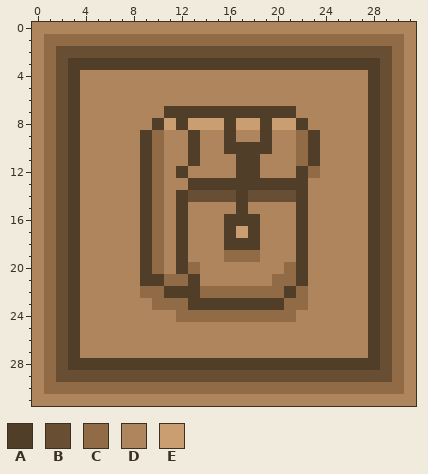
Pixel-art sprite -- The Legend of Butuan - The Masao Warrior/Assets/Images/UI/inventory_icon.png. The picture above was drawn from the file before the commit.
The file is 32x32 pixels.
Palette (. is transparent): A #513e29  B #684f33  C #906b46  D #ae855c  E #ca9e71
Pixels before, first column x 0:
 0 DDDDDDDDDDDDDDDDDDDDDDDDDDDDDDDD
 1 DCCCCCCCCCCCCCCCCCCCCCCCCCCCCCCD
 2 DCBBBBBBBBBBBBBBBBBBBBBBBBBBBBCD
 3 DCBAAAAAAAAAAAAAAAAAAAAAAAAAABCD
 4 DCBADDDDDDDDDDDDDDDDDDDDDDDDABCD
 5 DCBADDDDDDDDDDDDDDDDDDDDDDDDABCD
 6 DCBADDDDDDDDDDDDDDDDDDDDDDDDABCD
 7 DCBADDDDDDDAAAAAAAAAAADDDDDDABCD
 8 DCBADDDDDDAEAEEEAEEAEEADDDDDABCD
 9 DCBADDDDDACDDADDADDADDCADDDDABCD
10 DCBADDDDDACDDADDAAAADDCADDDDABCD
11 DCBADDDDDACDDADDDAADDDCADDDDABCD
12 DCBADDDDDACDADDDDAADDDACDDDDABCD
13 DCBADDDDDACDDAAAAAAAAAADDDDDABCD
14 DCBADDDDDACDABBBBABBBBADDDDDABCD
15 DCBADDDDDACDADDDDADDDDADDDDDABCD
16 DCBADDDDDACDADDDAAADDDADDDDDABCD
17 DCBADDDDDACDADDDAEADDDADDDDDABCD
18 DCBADDDDDACDADDDAAADDDADDDDDABCD
19 DCBADDDDDACDADDDCCCDDDADDDDDABCD
20 DCBADDDDDACDACDDDDDDDCADDDDDABCD
21 DCBADDDDDAACCADDDDDDCCADDDDDABCD
22 DCBADDDDDCCAAACCCCCCCACDDDDDABCD
23 DCBADDDDDDCCCAAAAAAAACCDDDDDABCD
24 DCBADDDDDDDDCCCCCCCCCCDDDDDDABCD
25 DCBADDDDDDDDDDDDDDDDDDDDDDDDABCD
26 DCBADDDDDDDDDDDDDDDDDDDDDDDDABCD
27 DCBADDDDDDDDDDDDDDDDDDDDDDDDABCD
28 DCBAAAAAAAAAAAAAAAAAAAAAAAAAABCD
29 DCBBBBBBBBBBBBBBBBBBBBBBBBBBBBCD
30 DCCCCCCCCCCCCCCCCCCCCCCCCCCCCCCD
31 DDDDDDDDDDDDDDDDDDDDDDDDDDDDDDDD
And afterwards:
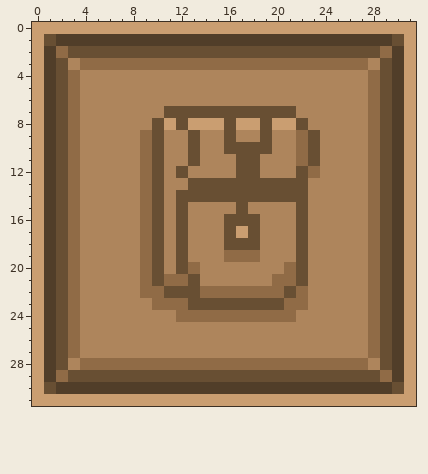
Diff:
Colour A replaces colour C in row 1 at x 2 to 29; in rows 2 to 29 at x 1 and 30; in row 30 at x 2 to 29.
Colour B replaces colour A in row 7 at x 11 to 21; in row 8 at x 10, 12, 16, 19 and 22; in row 9 at x 13, 16, 19 and 23; in row 10 at x 13, 16 to 19 and 23; in row 11 at x 13, 17 to 18 and 23; in row 12 at x 12, 17 to 18 and 22.
Colour B replaces colour A in row 13 at x 13 to 22; in rows 14 to 15 at x 12, 17 and 22; in row 16 at x 12, 16 to 18 and 22; in row 17 at x 12, 16, 18 and 22; in row 18 at x 12, 16 to 18 and 22; in rows 19 to 20 at x 12 and 22.
Colour B replaces colour A in row 21 at x 10, 13 and 22; in row 22 at x 11 to 13 and 21; in row 23 at x 13 to 20.
Colour B replaces colour C in row 1 at x 1 and 30; in rows 9 to 20 at x 10; in row 30 at x 1 and 30.
Colour C replaces colour A in row 3 at x 4 to 27; in rows 4 to 8 at x 3 and 28; in rows 9 to 21 at x 3, 9 and 28; in rows 22 to 27 at x 3 and 28; in row 28 at x 4 to 27.
Colour C replaces colour B in row 2 at x 2 and 29; in row 29 at x 2 and 29.
Colour D replaces colour A in row 3 at x 3 and 28; in row 28 at x 3 and 28.
Colour E replaces colour D in row 0 at x 0 to 31; in rows 1 to 30 at x 0 and 31; in row 31 at x 0 to 31.
